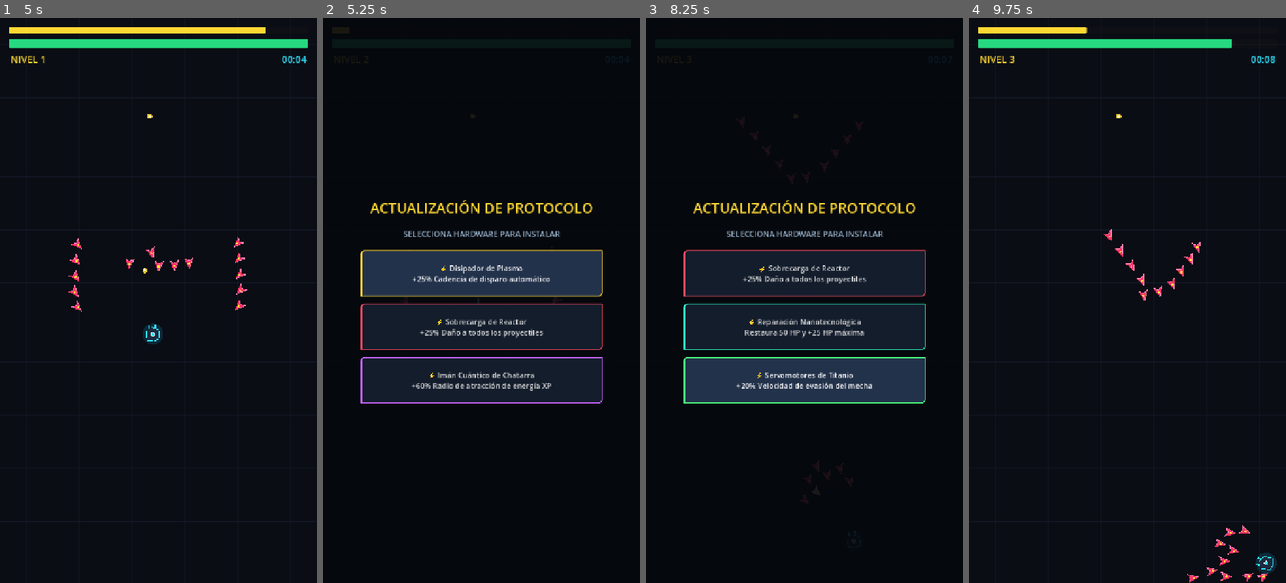
Above: before the commit, frames 1-4 (left to right).
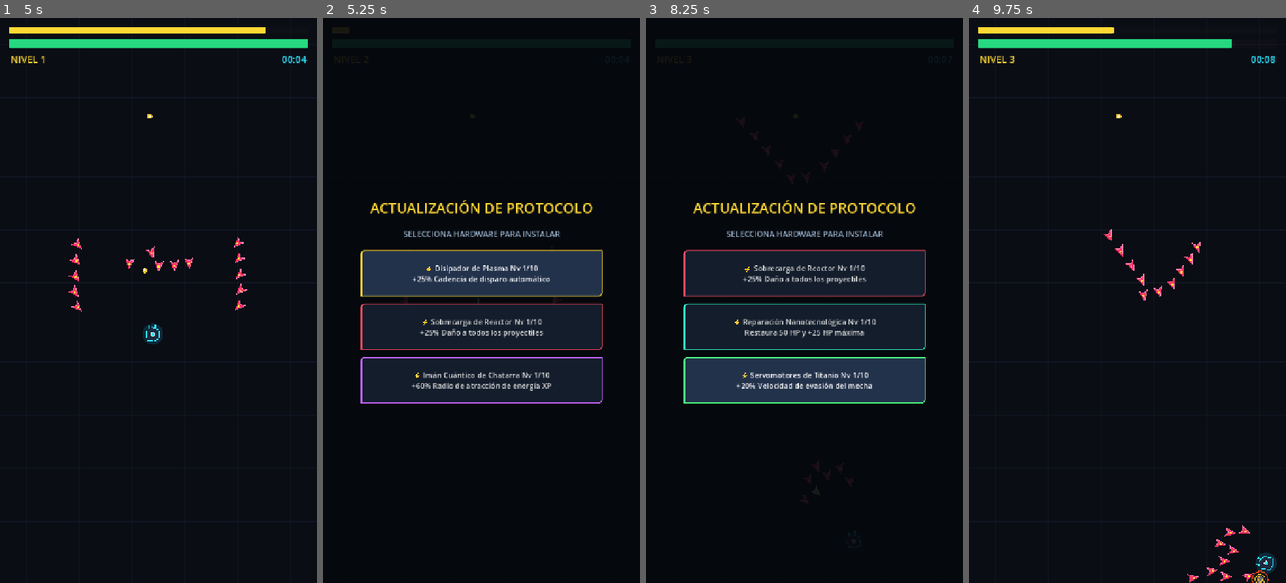
Above: after the commit, the same moments.

Repository: jonathanduranr/mecha-protocol
Game: Godot game, scene res://scenes/main.tscn
Same seed, same stepped clock (60 frames per second), same inputs: the game is played once before the commit and once after it.
Inputs (mouse positions are in pixels of both pictures, inside the frame that each line leads up to):
- Up to frame 1 (5 s): click "[ ▶ JUGAR ]" at 0.5 s; tap Enter at 1.25 s; move the mouse to (142, 413) at 1.27 s; click (142, 413) at 1.42 s; move the mouse to (253, 385) at 2.02 s; click (253, 385) at 2.17 s; move the mouse to (63, 215) at 2.77 s; click (63, 215) at 2.92 s; move the mouse to (174, 300) at 3.52 s; click (174, 300) at 3.67 s; move the mouse to (110, 159) at 4.27 s; click (110, 159) at 4.42 s
- Up to frame 2 (5.25 s): move the mouse to (551, 272) at 5.02 s; click (551, 272) at 5.17 s
- Up to frame 3 (8.25 s): move the mouse to (741, 328) at 5.77 s; click (741, 328) at 5.92 s; move the mouse to (836, 176) at 6.52 s; click (836, 176) at 6.67 s; move the mouse to (788, 413) at 7.27 s; click (788, 413) at 7.42 s; move the mouse to (899, 385) at 8.02 s; click (899, 385) at 8.17 s
- Up to frame 4 (9.75 s): move the mouse to (1032, 215) at 8.77 s; click (1032, 215) at 8.92 s; move the mouse to (1143, 300) at 9.52 s; click (1143, 300) at 9.67 s

Frame 1 is identical in both runs. In frame 2, 0.7% of the frame differs, in the area x 29-72%, y 43-64%; in frame 3, 0.8%, in the area x 28-73%, y 43-64%; in frame 4, 0.2%.

Commit message:
feat: scout ramming explosion, despawn offscreen bullets, and power levels up to 10 with pool filtering

Diff:
--- /dev/null
+++ b/scenes/explosion.tscn
@@ -0,0 +1,6 @@
+[gd_scene format=3 uid="uid://c5e8xp1os1on0"]
+
+[ext_resource type="Script" path="res://scripts/explosion.gd" id="1_exp"]
+
+[node name="Explosion" type="Node2D"]
+script = ExtResource("1_exp")
--- a/scripts/bullet.gd
+++ b/scripts/bullet.gd
@@ -19,11 +19,19 @@
 func _physics_process(delta: float) -> void:
 	global_position += direction * speed * delta
 
+	# Despawn inmediato al cruzar los bordes de la arena visible (+10px)
+	var v_rect := get_viewport_rect()
+	if not v_rect.grow(10.0).has_point(global_position):
+		queue_free()
+
 func _draw() -> void:
 	draw_line(Vector2(-12, 0), Vector2(12, 0), Color(0.2, 0.9, 1.0, 1.0), 4.0)
 	draw_circle(Vector2(12, 0), 2.5, Color(1, 1, 1, 1))
 
 func _on_area_entered(area: Area2D) -> void:
 	if area.is_in_group("enemies") and area.has_method("take_damage"):
-		area.take_damage(damage, direction, knockback_force)
+		# Prevenir daño a enemigos fuera de la pantalla
+		var v_rect := get_viewport_rect()
+		if v_rect.grow(15.0).has_point(area.global_position):
+			area.take_damage(damage, direction, knockback_force)
 		queue_free()
--- a/scripts/enemy_drone.gd
+++ b/scripts/enemy_drone.gd
@@ -28,6 +28,7 @@
 
 @onready var scrap_scene := preload("res://scenes/scrap.tscn")
 @onready var enemy_bullet_scene := preload("res://scenes/enemy_bullet.tscn")
+@onready var explosion_scene := preload("res://scenes/explosion.tscn")
 
 func _ready() -> void:
 	setup_type()
@@ -222,6 +223,16 @@
 	get_parent().add_child(scrap)
 	queue_free()
 
+func on_rammed_mecha() -> void:
+	if drone_type == "scout" or drone_type == "swarm":
+		spawn_explosion()
+		die()
+
+func spawn_explosion() -> void:
+	var exp_node = explosion_scene.instantiate()
+	exp_node.global_position = global_position
+	get_parent().add_child(exp_node)
+
 func _draw() -> void:
 	var flash := flash_timer > 0
 
--- /dev/null
+++ b/scripts/explosion.gd
@@ -0,0 +1,42 @@
+extends Node2D
+
+var lifetime: float = 0.32
+var elapsed: float = 0.0
+var max_radius: float = 38.0
+var spark_dirs: Array[Vector2] = []
+var spark_speeds: Array[float] = []
+
+func _ready() -> void:
+	for i in range(8):
+		var angle: float = randf() * TAU
+		spark_dirs.append(Vector2.from_angle(angle))
+		spark_speeds.append(randf_range(70.0, 160.0))
+
+func _process(delta: float) -> void:
+	elapsed += delta
+	if elapsed >= lifetime:
+		queue_free()
+	else:
+		queue_redraw()
+
+func _draw() -> void:
+	var t: float = elapsed / lifetime
+	var current_radius: float = lerp(6.0, max_radius, ease(t, 0.35))
+	var alpha: float = 1.0 - t
+
+	# Onda expansiva exterior carmesí/naranja
+	draw_arc(Vector2.ZERO, current_radius, 0.0, TAU, 24, Color(1.0, 0.3, 0.1, alpha * 0.95), 3.0)
+
+	# Anillo interior amarillo
+	if current_radius > 5.0:
+		draw_arc(Vector2.ZERO, current_radius * 0.6, 0.0, TAU, 18, Color(1.0, 0.85, 0.2, alpha), 2.0)
+
+	# Destello blanco inicial
+	if t < 0.25:
+		var flash_alpha: float = (1.0 - t / 0.25)
+		draw_circle(Vector2.ZERO, 10.0 * (1.0 - t), Color(1.0, 1.0, 1.0, flash_alpha))
+
+	# Chispas de impacto
+	for i in range(spark_dirs.size()):
+		var spark_pos: Vector2 = spark_dirs[i] * (spark_speeds[i] * elapsed)
+		draw_circle(spark_pos, max(1.0, 2.2 * (1.0 - t)), Color(1.0, 0.75, 0.2, alpha))
--- a/scripts/hud.gd
+++ b/scripts/hud.gd
@@ -41,6 +41,16 @@
 var best_survival_time: float = 0.0
 var best_level: int = 1
 var is_submitting: bool = false
+
+const MAX_UPGRADE_LEVEL: int = 10
+var upgrade_levels: Dictionary = {
+	"multi_shot": 0,
+	"damage_boost": 0,
+	"fire_rate": 0,
+	"speed_boost": 0,
+	"magnet_boost": 0,
+	"repair_hull": 0
+}
 
 var archetype_upgrades := [
 	{
@@ -155,15 +165,40 @@
 	for child in cards_container.get_children():
 		child.queue_free()
 
-	var pool := archetype_upgrades.duplicate()
-	pool.shuffle()
-	var selected = pool.slice(0, 3)
+	# Filtrar habilidades que aún no alcanzan el nivel 10
+	var available_pool: Array = []
+	for opt in archetype_upgrades:
+		var cur_lvl: int = upgrade_levels.get(opt["id"], 0)
+		if cur_lvl < MAX_UPGRADE_LEVEL:
+			available_pool.append(opt)
+
+	available_pool.shuffle()
+	var count_to_show: int = min(available_pool.size(), 3)
+	var selected := available_pool.slice(0, count_to_show)
+
+	# Si ya maxeó todos los poderes a Nv. 10, ofrecer Reparación de Emergencia
+	if selected.is_empty():
+		var emergency_opt := {
+			"id": "emergency_repair",
+			"title": "Reparación de Emergencia",
+			"desc": "¡Todos los sistemas al máximo! Restaura 100 HP",
+			"color": Color(0.2, 1.0, 0.8)
+		}
+		selected.append(emergency_opt)
 
 	for opt in selected:
 		var btn := Button.new()
 		btn.custom_minimum_size = Vector2(550, 105)
 		btn.autowrap_mode = TextServer.AUTOWRAP_WORD_SMART
-		btn.text = "⚡ %s\n%s" % [opt["title"], opt["desc"]]
+
+		var title_line: String = ""
+		if opt["id"] == "emergency_repair":
+			title_line = "⚡ %s" % opt["title"]
+		else:
+			var next_lvl: int = upgrade_levels.get(opt["id"], 0) + 1
+			title_line = "⚡ %s Nv %d/%d" % [opt["title"], next_lvl, MAX_UPGRADE_LEVEL]
+
+		btn.text = "%s\n%s" % [title_line, opt["desc"]]
 		btn.add_theme_font_size_override("font_size", 17)
 
 		var style := StyleBoxFlat.new()
@@ -190,6 +225,8 @@
 		cards_container.add_child(btn)
 
 func _on_card_selected(upgrade_id: String) -> void:
+	if upgrade_id != "emergency_repair":
+		upgrade_levels[upgrade_id] = upgrade_levels.get(upgrade_id, 0) + 1
 	upgrade_panel.visible = false
 	get_tree().paused = false
 	emit_signal("upgrade_selected", upgrade_id)
--- a/scripts/main.gd
+++ b/scripts/main.gd
@@ -36,3 +36,6 @@
 			mecha.max_health += 25.0
 			mecha.current_health = min(mecha.max_health, mecha.current_health + 50.0)
 			hud.update_health(mecha.current_health, mecha.max_health)
+		"emergency_repair":
+			mecha.current_health = min(mecha.max_health, mecha.current_health + 100.0)
+			hud.update_health(mecha.current_health, mecha.max_health)
--- a/scripts/mecha.gd
+++ b/scripts/mecha.gd
@@ -247,6 +247,8 @@
 func _on_area_entered(area: Area2D) -> void:
 	if area.is_in_group("enemies") and "contact_damage" in area:
 		take_damage(area.contact_damage)
+		if area.has_method("on_rammed_mecha"):
+			area.on_rammed_mecha()
 
 func _draw() -> void:
 	draw_circle(Vector2.ZERO, 24.0, Color(0.1, 0.8, 1.0, 0.15))
Not shown, added: scripts/explosion.gd.uid
Not shown, changed: builds/web/index.html
Not shown, changed: builds/web/index.pck
